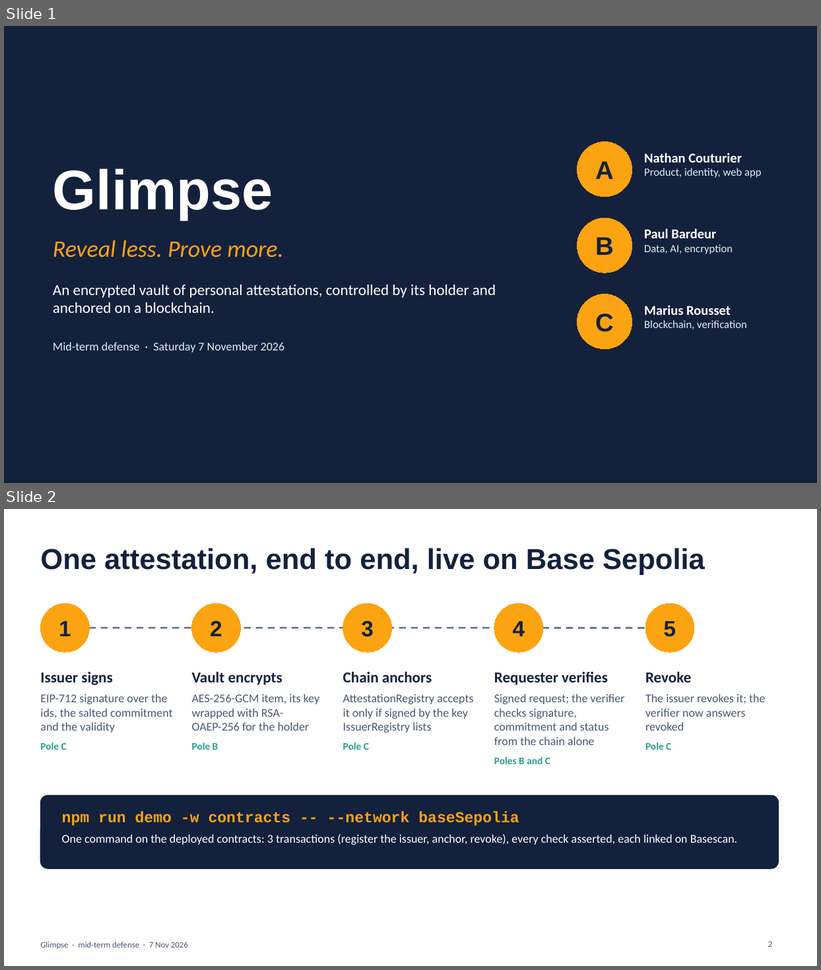
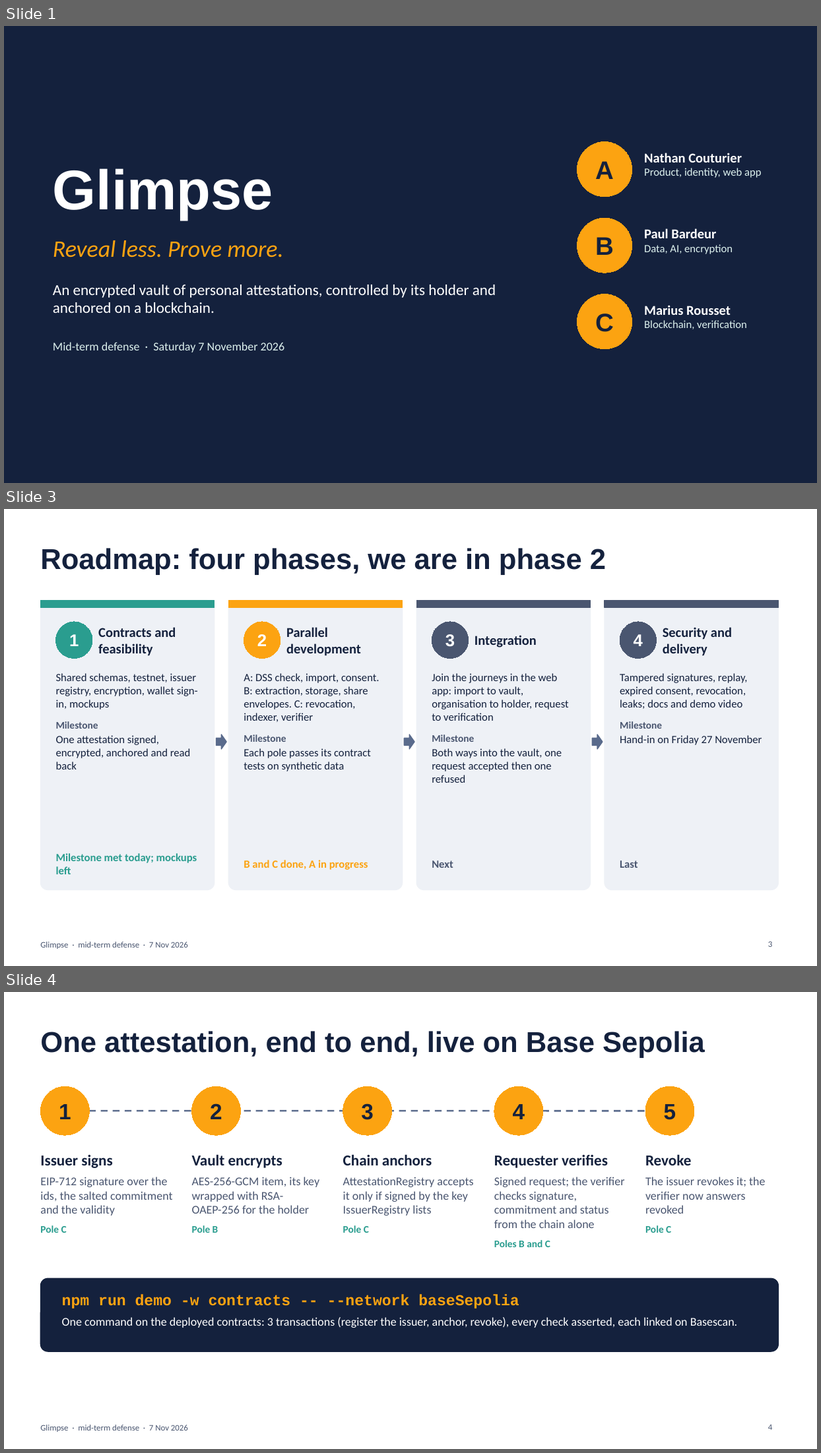
Before and after one commit to CouturierNathan/Glimpse, a slide deck: docs/mid-term-demo.pptx. Shown one above the other, each under a label of ours: slides 1 and 2 before the commit, slides 1, 3 and 4 after it; the slides between them are not shown. The pictures are 821x970 and 821x1453 pixels, drawn with LibreOffice and Linux fonts; fonts in the diff are those of the drawing. Boxes give left, top, right and bottom in pixels: in the first picture for what was removed or moved away, otherwise in the second. Text is boxed around its words. In the diff, an @@ line names an element or a change of style, - is before the commit and + after.

Commit message:
Update the defense slides to the merged state and add the journeys and roadmap (#20)
Pole B's vault, the verifier and the indexer landed on main this morning, so the slides still
showing them in review were wrong; the jury also needs the three journeys and the four phases
to place the demo.

```diff
--- a/docs/mid-term-demo.pptx
+++ b/docs/mid-term-demo.pptx
@@ slide 3 added at [4, 509, 817, 966], background #FFFFFF; not listed: 1 template element that a slide beside it also shows @@
@@ title added at [40, 548, 606, 575], 34 pt, text #14213D, bold @@
+Roadmap: four phases, we are in phase 2
@@ rounded rectangle added at [40, 601, 215, 890], fill #EEF1F6, outline #EEF1F6 1 pt @@
@@ rectangle added at [40, 601, 215, 608], fill #2A9D8F, outline #2A9D8F 1 pt @@
@@ rounded rectangle added at [228, 601, 403, 890], fill #EEF1F6, outline #EEF1F6 1 pt @@
@@ rectangle added at [228, 601, 403, 608], fill #FCA311, outline #FCA311 1 pt @@
@@ rounded rectangle added at [417, 601, 591, 890], fill #EEF1F6, outline #EEF1F6 1 pt @@
@@ rectangle added at [417, 601, 591, 608], fill #4A5670, outline #4A5670 1 pt @@
@@ rounded rectangle added at [605, 601, 779, 890], fill #EEF1F6, outline #EEF1F6 1 pt @@
@@ rectangle added at [605, 601, 779, 608], fill #4A5670, outline #4A5670 1 pt @@
@@ ellipse added at [56, 622, 92, 658], fill #2A9D8F, outline #2A9D8F 0.75 pt, 20 pt, text #FFFFFF, bold @@
+1
@@ text added at [98, 627, 176, 656], 16 pt, text #14213D, bold @@
+Contracts and feasibility
@@ ellipse added at [244, 622, 281, 658], fill #FCA311, outline #FCA311 0.75 pt, 20 pt, text #FFFFFF, bold @@
+2
@@ text added at [286, 627, 361, 656], 16 pt, text #14213D, bold @@
+Parallel development
@@ ellipse added at [432, 622, 469, 658], fill #4A5670, outline #4A5670 0.75 pt, 20 pt, text #FFFFFF, bold @@
+3
@@ ellipse added at [620, 622, 657, 658], fill #4A5670, outline #4A5670 0.75 pt, 20 pt, text #FFFFFF, bold @@
+4
@@ text added at [663, 627, 732, 656], 16 pt, text #14213D, bold @@
+Security and delivery
@@ text added at [475, 635, 537, 648], 16 pt, text #14213D, bold @@
+Integration
@@ text added at [56, 673, 198, 770], 13 pt, text #14213D @@
+Shared schemas, testnet, issuer registry, encryption, wallet sign-in, mockups
+Milestone
+One attestation signed, encrypted, anchored and read back
@@ text added at [244, 673, 380, 772], 13 pt, text #14213D @@
+A: DSS check, import, consent. B: extraction, storage, share envelopes. C: revocation, indexer, verifier
+Milestone
+Each pole passes its contract tests on synthetic data
@@ text added at [432, 673, 569, 783], 13 pt, text #14213D @@
+Join the journeys in the web app: import to vault, organisation to holder, request to verification
+Milestone
+Both ways into the vault, one request accepted then one refused
@@ text added at [620, 673, 762, 745], 13 pt, text #14213D @@
+Tampered signatures, replay, expired consent, revocation, leaks; docs and demo video
+Milestone
+Hand-in on Friday 27 November
@@ right arrow added at [217, 735, 226, 749], fill #5A6B8C, outline #5A6B8C 1 pt @@
@@ right arrow added at [404, 735, 415, 749], fill #5A6B8C, outline #5A6B8C 1 pt @@
@@ right arrow added at [593, 735, 603, 749], fill #5A6B8C, outline #5A6B8C 1 pt @@
@@ text added at [56, 854, 197, 875], 13 pt, text #2A9D8F, bold @@
+Milestone met today; mockups left
@@ text added at [244, 860, 368, 870], 13 pt, text #FCA311, bold @@
+B and C done, A in progress
@@ text added at [432, 861, 453, 868], 13 pt, text #4A5670, bold @@
+Next
@@ text added at [620, 861, 638, 868], 13 pt, text #4A5670, bold @@
+Last
@@ page number added at [768, 941, 772, 947], 10 pt, text #4A5670 @@
+3
@@ what was slide 2 is now slide 4 @@
@@ page number at [768, 1425, 772, 1430]: text changed @@
-2
+4
```
Also in this commit, not shown: 3 slides changed, 1 other slide added.
